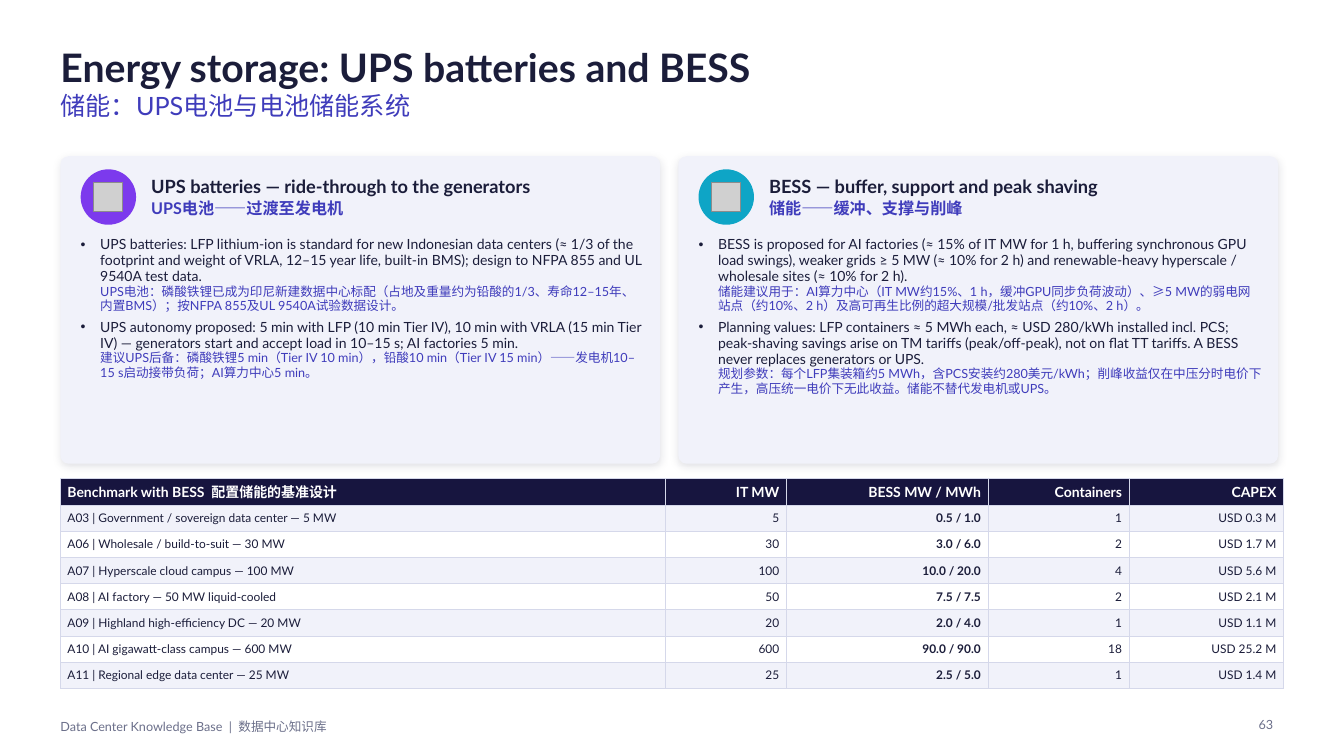
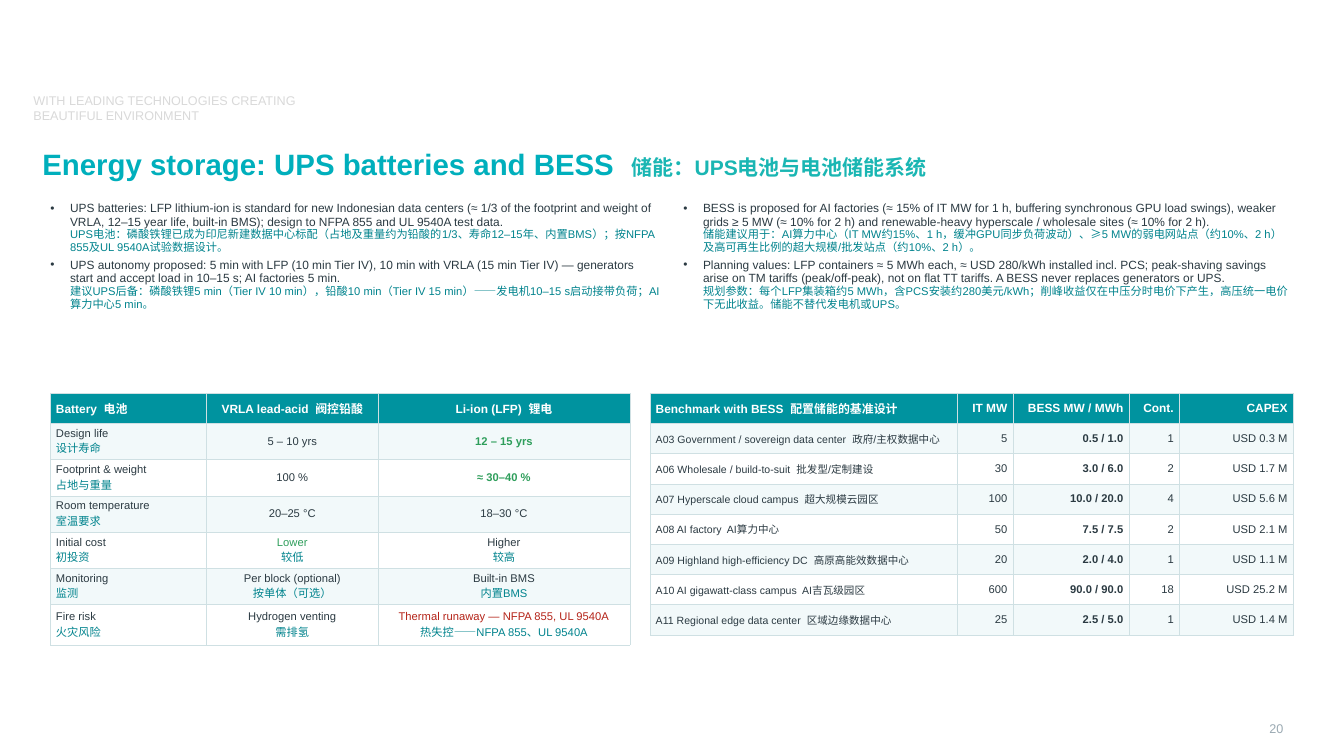
Before and after one commit to Alexandervsq/Data-Center-Project-Assessment, a slide deck: slide 20 of downloads/Data Center Knowledge Base (EN-ZH).pptx (slide 63 before the commit). Drawn at 1344x756 pixels with LibreOffice and Linux fonts; fonts in the diff are those of the drawing; grey boxes stand for pictures; background and template pictures are left out. Boxes give left, top, right and bottom in pixels: in the first picture for what was removed or moved away, otherwise in the second. Text is boxed around its words. In the diff, an @@ line names an element or a change of style, - is before the commit and + after.

```diff
--- a/downloads/Data Center Knowledge Base (EN-ZH).pptx
+++ b/downloads/Data Center Knowledge Base (EN-ZH).pptx
@@ text added at <box>33,51,281,93</box>, 14 pt, text #FFFFFF, bold @@
+领先技术 创造优美环境
@@ text added at <box>33,94,295,123</box>, 9 pt, text #D9D9D9 @@
+WITH LEADING TECHNOLOGIES CREATING BEAUTIFUL ENVIRONMENT
@@ text removed at <box>60,94,410,117</box> @@
-储能：UPS电池与电池储能系统
@@ title "Energy storage: UPS batteries and ..." at <box>42,153,927,180</box>: vertical alignment bottom to middle @@
@@ title at <box>42,153,927,180</box>: text changed; size 28 to 21 pt; font Lato to Arial; text colour #1B1D3A to #00AFBC @@
-Energy storage: UPS batteries and BESS
+Energy storage: UPS batteries and BESS 储能：UPS电池与电池储能系统
@@ rounded rectangle removed at <box>60,156,660,464</box> @@
@@ ellipse removed at <box>81,169,136,225</box> @@
@@ text removed at <box>151,179,531,216</box> @@
-UPS batteries — ride-through to the generators
-UPS电池——过渡至发电机
@@ rounded rectangle removed at <box>679,156,1278,464</box> @@
@@ ellipse removed at <box>699,169,754,225</box> @@
@@ text removed at <box>769,179,1098,216</box> @@
-BESS — buffer, support and peak shaving
-储能——缓冲、支撑与削峰
@@ text "UPS batteries: LFP lithium-ion is ...": place and size @@
-text "UPS batteries: LFP lithium-ion is ..." at <box>100,238,642,379</box>
+text "UPS batteries: LFP lithium-ion is ..." at <box>70,203,660,309</box>
@@ text "UPS batteries: LFP lithium-ion is ..." at <box>70,203,660,309</box>: size 10 to 8.5 pt, text colour #1B1D3A to #2B3A42 in "UPS batteries: LFP lithium-ion is standard for ...", "UPS autonomy proposed: 5 min with LFP ..."; font Lato to Arial; size 9 to 8 pt, text colour #3F3CBB to #00838D in "UPS电池：磷酸铁锂已成为印尼新建数据中心标配（占地及重量约为铅酸的1/3、寿命12–15年、内置BMS）；按NFPA  ...", "建议UPS后备：磷酸铁锂5 min（Tier IV 10 min），铅酸10 min（Tier IV ..."; less space between paragraphs @@
@@ picture removed at <box>94,182,123,212</box> @@
@@ text "BESS is proposed for AI ...": place and size @@
-text "BESS is proposed for AI ..." at <box>718,238,1261,394</box>
+text "BESS is proposed for AI ..." at <box>703,227,1288,309</box>
@@ text "BESS is proposed for AI ..." at <box>703,227,1288,309</box>: size 10 to 8.5 pt, text colour #1B1D3A to #2B3A42 in "BESS is proposed for AI factories (≈ ...", "Planning values: LFP containers ≈ 5 MWh ..."; font Lato to Arial; size 9 to 8 pt, text colour #3F3CBB to #00838D in "储能建议用于：AI算力中心（IT MW约15%、1 h，缓冲GPU同步负荷波动）、≥5 MW的弱电网站点（约10%、2  ...", "规划参数：每个LFP集装箱约5 MWh，含PCS安装约280美元/kWh；削峰收益仅在中压分时电价下产生，高压统一电价下 ..."; less space between paragraphs @@
@@ picture removed at <box>712,182,741,212</box> @@
@@ table added at <box>50,393,630,641</box>, 7 rows, 3 columns @@
+Battery 电池 | VRLA lead-acid 阀控铅酸 | Li-ion (LFP) 锂电
+Design life / 设计寿命 | 5 – 10 yrs | 12 – 15 yrs
+Footprint & weight / 占地与重量 | 100 % | ≈ 30–40 %
+Room temperature / 室温要求 | 20–25 °C | 18–30 °C
+Initial cost / 初投资 | Lower / 较低 | Higher / 较高
+Monitoring / 监测 | Per block (optional) / 按单体（可选） | Built-in BMS / 内置BMS
+Fire risk / 火灾风险 | Hydrogen venting / 需排氢 | Thermal runaway — NFPA 855, UL 9540A / 热失控——NFPA 855、UL 9540A
@@ table at <box>650,393,1294,630</box> @@
-row 1, column 4: Containers
+row 1, column 4: Cont.
-row 2, column 1: A03 | Government / sovereign data center — 5 MW
+row 2, column 1: A03 Government / sovereign data center 政府/主权数据中心
-row 3, column 1: A06 | Wholesale / build-to-suit — 30 MW
+row 3, column 1: A06 Wholesale / build-to-suit 批发型/定制建设
-row 4, column 1: A07 | Hyperscale cloud campus — 100 MW
+row 4, column 1: A07 Hyperscale cloud campus 超大规模云园区
-row 5, column 1: A08 | AI factory — 50 MW liquid-cooled
+row 5, column 1: A08 AI factory AI算力中心
-row 6, column 1: A09 | Highland high-efficiency DC — 20 MW
+row 6, column 1: A09 Highland high-efficiency DC 高原高能效数据中心
-row 7, column 1: A10 | AI gigawatt-class campus — 600 MW
+row 7, column 1: A10 AI gigawatt-class campus AI吉瓦级园区
-row 8, column 1: A11 | Regional edge data center — 25 MW
+row 8, column 1: A11 Regional edge data center 区域边缘数据中心
@@ fill #17153F to #00939F in row 1 @@
@@ fill #F1F2FA to #F2F9FA in 20 cells @@
@@ size 10 to 8.5 pt in "Benchmark with BESS 配置储能的基准设计", "IT MW", "BESS MW / MWh", "CAPEX" @@
@@ font Lato to Arial in "Benchmark with BESS 配置储能的基准设计", "IT MW", "BESS MW / MWh", "CAPEX" and 28 more places @@
@@ size 8.5 to 8 pt, text colour #1B1D3A to #2B3A42 in "5", "0.5 / 1.0", "1", "USD 0.3 M" and 24 more places @@
@@ borders changed @@
@@ table: place and size @@
-table at <box>60,479,1284,685</box>
+table at <box>650,393,1294,630</box>
@@ text removed at <box>60,720,326,734</box> @@
-Data Center Knowledge Base | 数据中心知识库
@@ page number removed at <box>1259,720,1274,729</box> @@
-63
@@ page number added at <box>1269,724,1283,733</box>, 9 pt, text #9AA9B2 @@
+20
```
Also in this commit, not shown: 35 other slides changed, 13 slides added, 68 slides removed, 3 other files.
